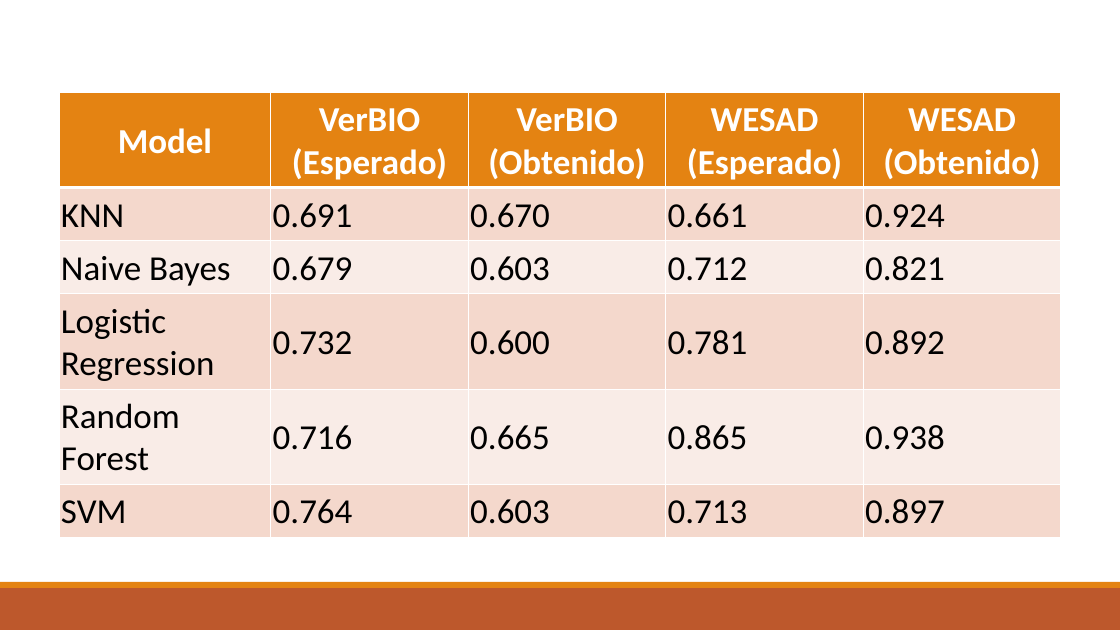
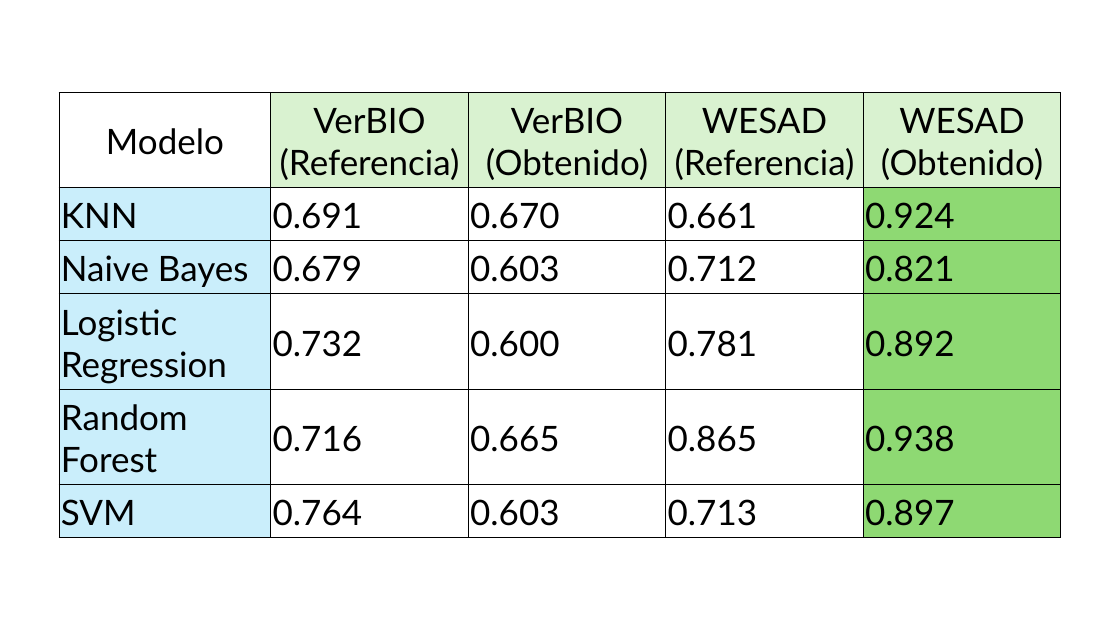
Before and after one commit to BenjaminGonzalezF/Stress-Recognition-from-Electrodermal-Activity, a slide deck: slide 13 of EDA.pptx. Drawn at 1120x630 pixels with LibreOffice and Linux fonts; fonts in the diff are those of the drawing. Boxes give left, top, right and bottom in pixels: in the first picture for what was removed or moved away, otherwise in the second. Text is boxed around its words. In the diff, an @@ line names an element or a change of style, - is before the commit and + after.

Commit message:
Cambiar grupos de entrenamiento y de pruebas
Implementado:
-Se dividen las personas por grupos:
Verbio = 36 Sujetos, 27 para entrenamiento, 2 para validación y 7 para pruebas.
WESAD= 15 Sujetos, 11 para entrenamiento, 2 para validacion y 2 para pruebas.

```diff
--- a/EDA.pptx
+++ b/EDA.pptx
@@ table at (x1=59, y1=92, x2=1060, y2=538) @@
-row 1: Model | VerBIO (Esperado) | VerBIO (Obtenido) | WESAD (Esperado) | WESAD (Obtenido)
+row 1: Modelo | VerBIO (Referencia) | VerBIO (Obtenido) | WESAD (Referencia) | WESAD (Obtenido)
@@ fill #E48312 to #FFFFFF in row 1, column 1 @@
@@ fill #E48312 to #D9F2D0 in 4 cells @@
@@ fill #F5D9CC to #CAEEFB in 3 cells @@
@@ fill #F5D9CC to none in 9 cells @@
@@ fill #F5D9CC to #8ED973 in 3 cells @@
@@ fill #FAEDE7 to #CAEEFB in 2 cells @@
@@ fill #FAEDE7 to none in 6 cells @@
@@ fill #FAEDE7 to #8ED973 in 2 cells @@
@@ font Calibri to Lato in "VerBIO (Obtenido)", "WESAD (Obtenido)", "KNN", "0.691" and 23 more places @@
@@ text colour #FFFFFF to #000000, bold off in "VerBIO (Obtenido)", "WESAD (Obtenido)" @@
@@ borders changed @@
@@ line removed from (110, 160) to (1026, 160) @@
@@ rectangle removed at (x1=0, y1=588, x2=1120, y2=630) @@
@@ rectangle removed at (x1=0, y1=582, x2=1120, y2=588) @@
```
Also in this commit, not shown: 11 other slides changed, 1 slide added, 1 slide removed, 3 other files.
